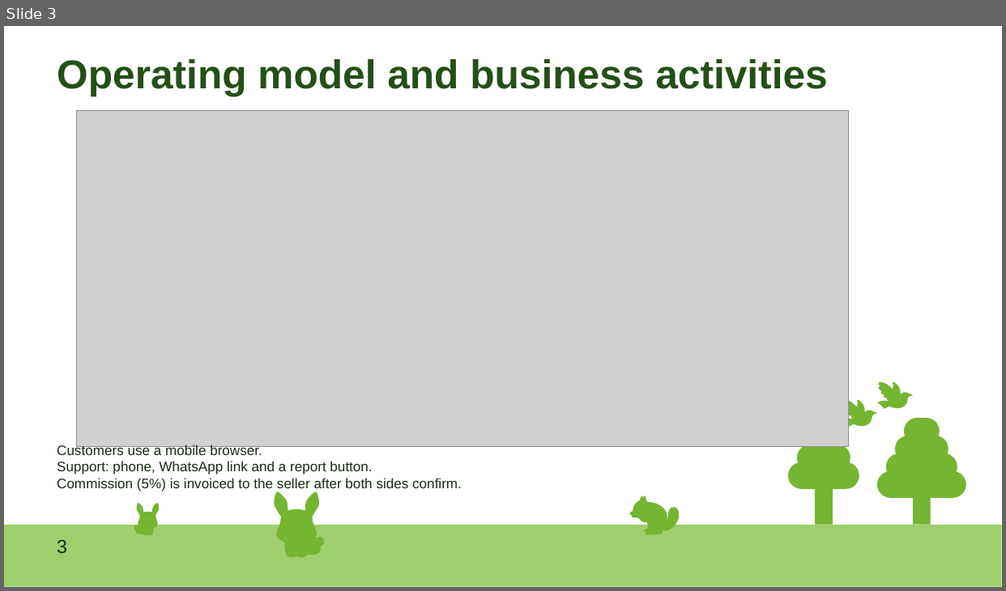
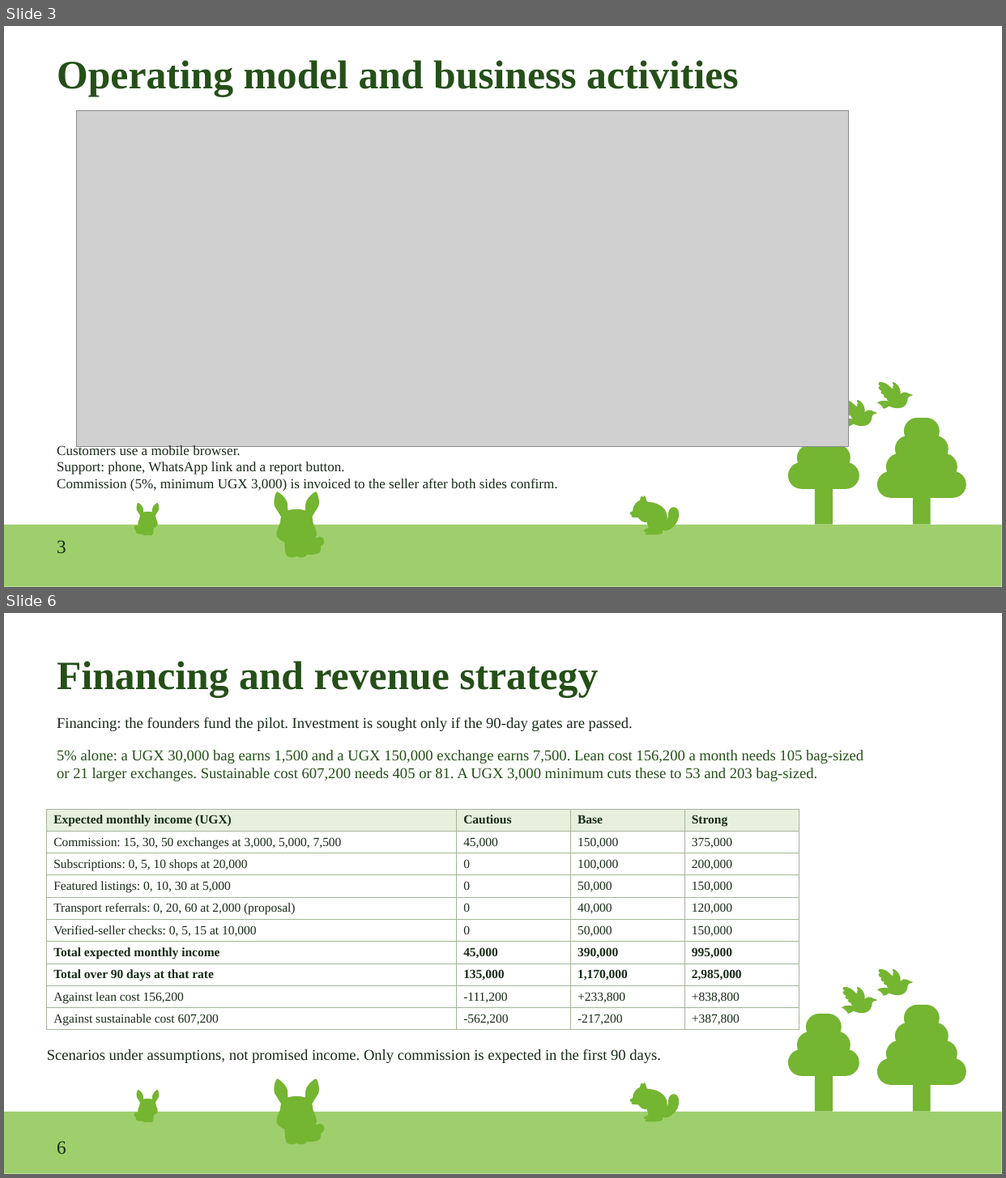
Before and after one commit to ejr-arch/jengaConnect, a slide deck: docs/week3/IST2106_Group06_Phase3_JengaConnect_Venture_Plan.pptx. Shown one above the other, each under a label of ours: slide 3 before the commit, slides 3 and 6 after it; the slides between them are not shown. The pictures are 1006x591 and 1006x1178 pixels, drawn with LibreOffice and Linux fonts; fonts in the diff are those of the drawing; grey boxes stand for pictures. Boxes give left, top, right and bottom in pixels: in the first picture for what was removed or moved away, otherwise in the second. Text is boxed around its words. In the diff, an @@ line names an element or a change of style, - is before the commit and + after.

```diff
--- a/docs/week3/IST2106_Group06_Phase3_JengaConnect_Venture_Plan.pptx
+++ b/docs/week3/IST2106_Group06_Phase3_JengaConnect_Venture_Plan.pptx
@@ slide 6 added at (4,613,1002,1174), background #FFFFFF; not listed: 87 template elements that a slide beside it also shows @@
@@ text added at (57,661,598,697), 32 pt, text #254F18, bold @@
+Financing and revenue strategy
@@ text added at (57,717,633,731), 12 pt, text #172B16 @@
+Financing: the founders fund the pilot. Investment is sought only if the 90-day gates are passed.
@@ text added at (57,750,863,781), 12 pt, text #254F18 @@
+5% alone: a UGX 30,000 bag earns 1,500 and a UGX 150,000 exchange earns 7,500. Lean cost 156,200 a month needs 105 bag-sized or 21 larger exchanges. Sustainable cost 607,200 needs 405 or 81. A UGX 3,000 minimum cuts these to 53 and 203 bag-sized.
@@ table added at (47,810,799,1030), 10 rows, 4 columns @@
+Expected monthly income (UGX) | Cautious | Base | Strong
+Commission: 15, 30, 50 exchanges at 3,000, 5,000, 7,500 | 45,000 | 150,000 | 375,000
+Subscriptions: 0, 5, 10 shops at 20,000 | 0 | 100,000 | 200,000
+Featured listings: 0, 10, 30 at 5,000 | 0 | 50,000 | 150,000
+Transport referrals: 0, 20, 60 at 2,000 (proposal) | 0 | 40,000 | 120,000
+Verified-seller checks: 0, 5, 15 at 10,000 | 0 | 50,000 | 150,000
+Total expected monthly income | 45,000 | 390,000 | 995,000
+Total over 90 days at that rate | 135,000 | 1,170,000 | 2,985,000
+Against lean cost 156,200 | -111,200 | +233,800 | +838,800
+Against sustainable cost 607,200 | -562,200 | -217,200 | +387,800
@@ text added at (47,1050,661,1063), 12 pt, text #172B16 @@
+Scenarios under assumptions, not promised income. Only commission is expected in the first 90 days.
@@ text added at (57,1141,66,1154), 15 pt, text #172B16 @@
+6
@@ slide 3 changed as well @@
@@ text "Operating model and business activities" at (57,60,738,96): font Arial to Times New Roman @@
@@ text at (57,444,345,475): font Arial to Times New Roman in "Customers use a mobile browser.", "Support: phone, WhatsApp link and a report ..." @@
@@ text at (57,479,557,492): text changed; font Arial to Times New Roman @@
-Commission (5%) is invoiced to the seller after both sides confirm.
+Commission (5%, minimum UGX 3,000) is invoiced to the seller after both sides confirm.
@@ text "3" at (57,540,66,553): font Arial to Times New Roman @@
```
Also in this commit, not shown: 8 other slides changed, 1 slide removed, 17 other files.
